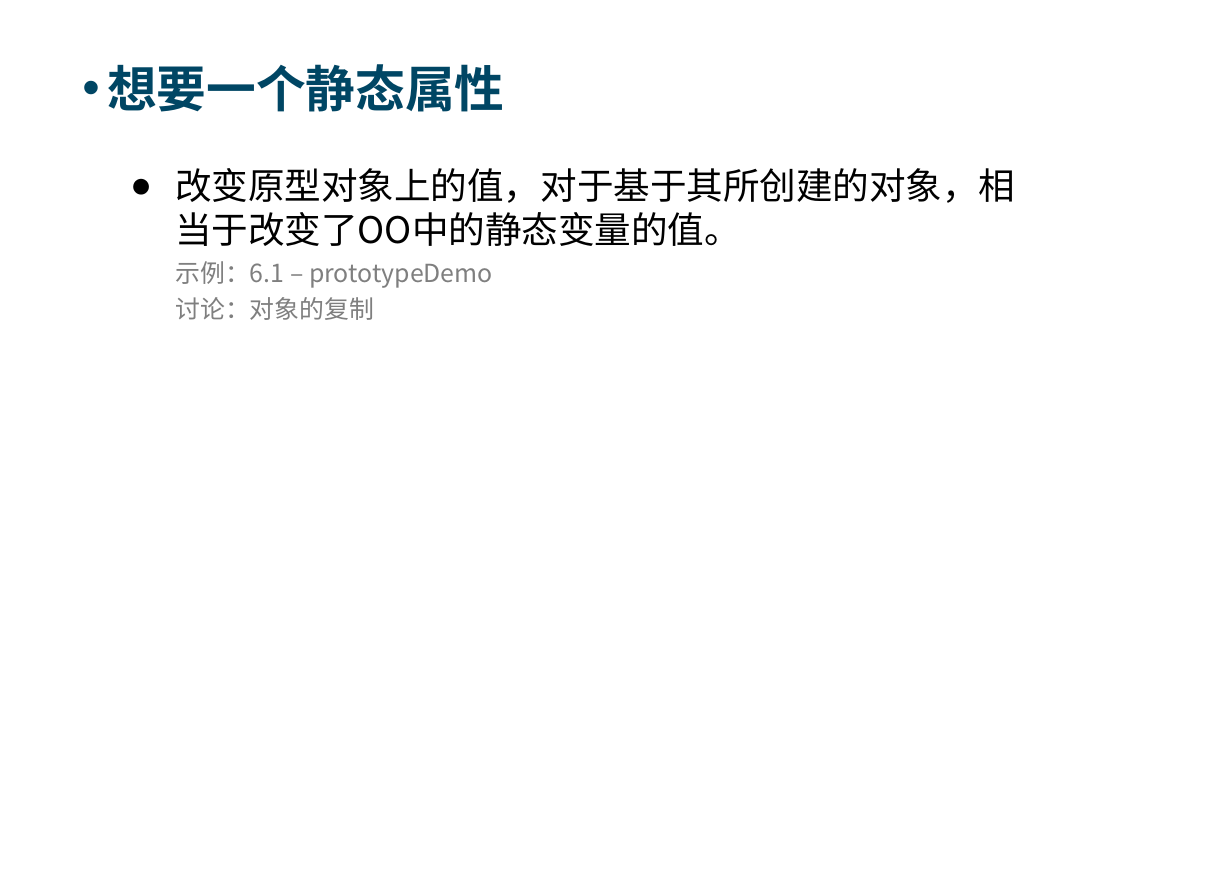
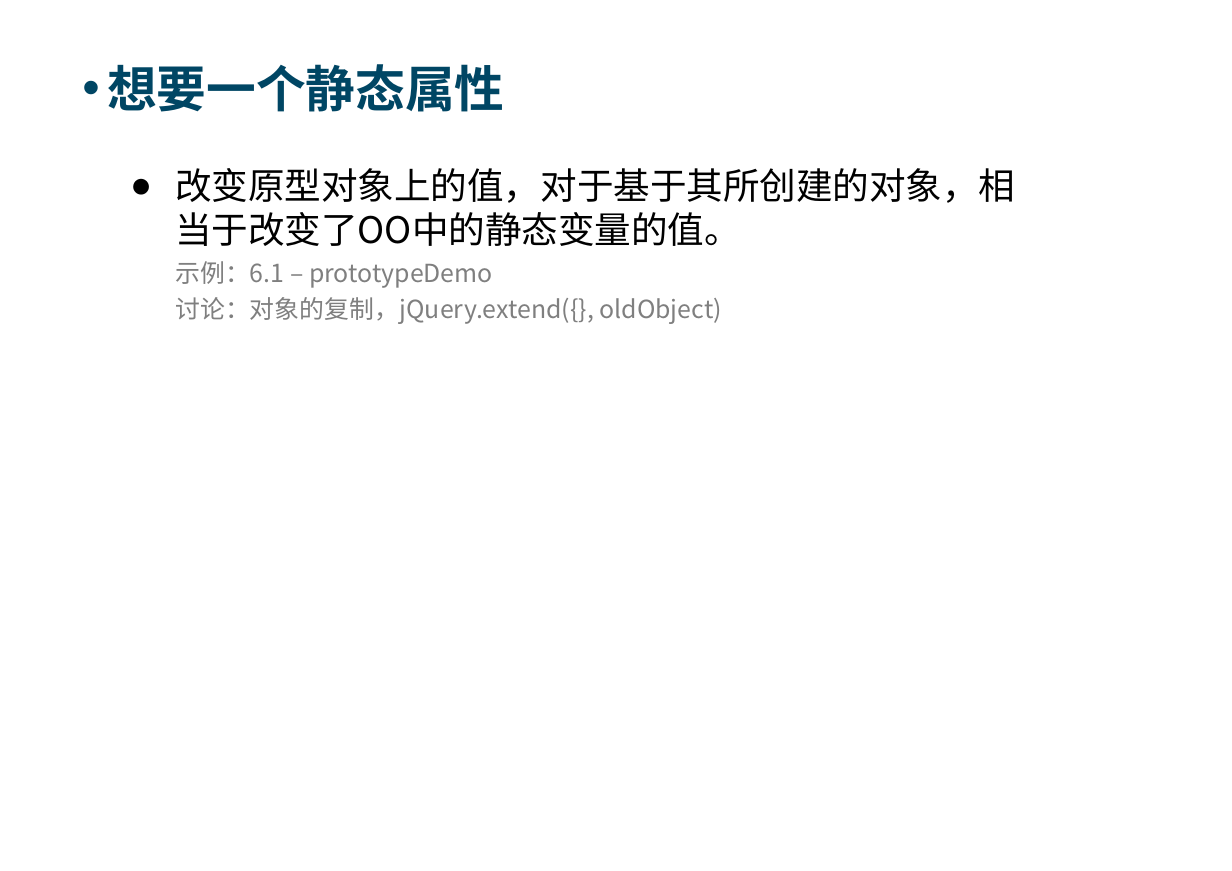
Before and after one commit to Moses824/Train-Javascript-Basic, a slide deck: slide 34 of Train_Javascript_Basic.ppt. Drawn at 1232x871 pixels with LibreOffice and Linux fonts; fonts in the diff are those of the drawing; background and template pictures are left out. Boxes give left, top, right and bottom in pixels: in the first picture for what was removed or moved away, otherwise in the second. Text is boxed around its words. In the diff, an @@ line names an element or a change of style, - is before the commit and + after.

```diff
--- a/Train_Javascript_Basic.ppt
+++ b/Train_Javascript_Basic.ppt
@@ text at (x1=175, y1=297, x2=721, y2=324): text changed @@
-讨论：对象的复制
+讨论：对象的复制，jQuery.extend({}, oldObject)
```
